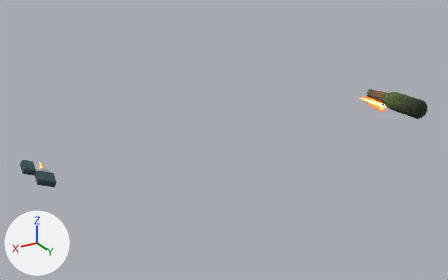
The glTF model source/Games/ShooterGame/GameData/models/player/weapons/molotov/molotov.glb: old version first, new version second.
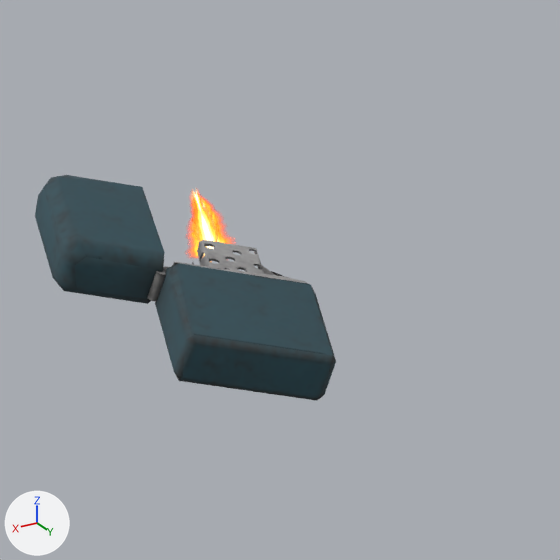
The first picture shows the older version from a 50 mm lens placed at (0.947, 1.298, 0.056), pointed at (0.075, -0.156, -0.671). The close-ups show the older and then the newer version on the part from 4% to 19% of the width and 50% to 74% of the height of that picture. Only the edits that show in the close-ups are written down. Lighting does not change. The marker at lower left points along +X, +Y and +Z. Where no turn or scale is listed for an object, it has been applied to the vertices. Vertices at exactly the same position are counted once.

Before the edit, the objects in view are built like this:
```python
me_lighter_001 = bpy.data.meshes.new('Lighter.001')
me_lighter_001.from_pydata(...)  # 1074 vertices, 2166 faces; spans x 0.5585..0.6312, y -0.1436..-0.0476, z 1.0209..1.0717
me_lighter_001.materials.append(mat_lighter)  # picture img_lighter_baked
me_lighterflame = bpy.data.meshes.new('LighterFlame')
me_lighterflame.from_pydata(...)  # 12 vertices, 6 faces; spans x 0.565..0.5907, y -0.1582..-0.1137, z 1.0349..1.058
me_lighterflame.materials.append(mat_flame)
ob_lighter = bpy.data.objects.new('Lighter', me_lighter_001)
ob_lighter.location = (0.035, -0.0287, -1.6728)
ob_lighterflame = bpy.data.objects.new('LighterFlame', me_lighterflame)
ob_lighterflame.location = (0.035, -0.0287, -1.6728)
```
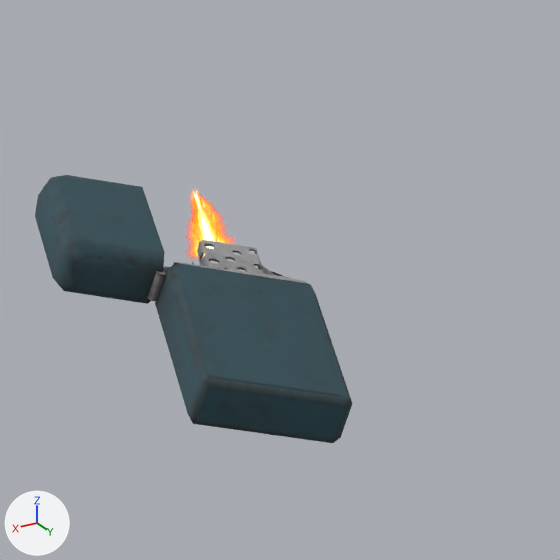
The change, as a diff of the scene's bpy script:
```diff
--- a/source/Games/ShooterGame/GameData/models/player/weapons/molotov/molotov.glb.py
+++ b/source/Games/ShooterGame/GameData/models/player/weapons/molotov/molotov.glb.py
@@ me_lighter_001 @@
 # used by ob_lighter; location = (0.035, -0.0287, -1.6728)
-me_lighter_001.from_pydata(...)  # 1074 vertices, 2166 faces; spans x 0.5585..0.6312, y -0.1436..-0.0476, z 1.0209..1.0717
+me_lighter_001.from_pydata(...)  # 1074 vertices, 2166 faces; spans x 0.5585..0.6312, y -0.1436..-0.0212, z 1.0195..1.0717
+# me_lighter_001 part 1: all 12 vertices in x 0.5644..0.6102, y -0.0562..-0.0476, z 1.0209..1.0507 are moved by (0.0034, 0.0263, -0.0014)
 me_lighter_001.materials.append(mat_lighter)
```

Boxes (x1, y1, x2, y2) around the edits, measured in the close-ups (560 x 560 px; the box of a moved part takes in the faces that stretch with it):
'Lighter', reshaped (19% taller)
    before: (35, 175, 336, 401)
    after: (35, 175, 352, 443)
part 1 of me_lighter_001, moved or reshaped
    before: (157, 304, 336, 401)
    after: (158, 304, 352, 443)
